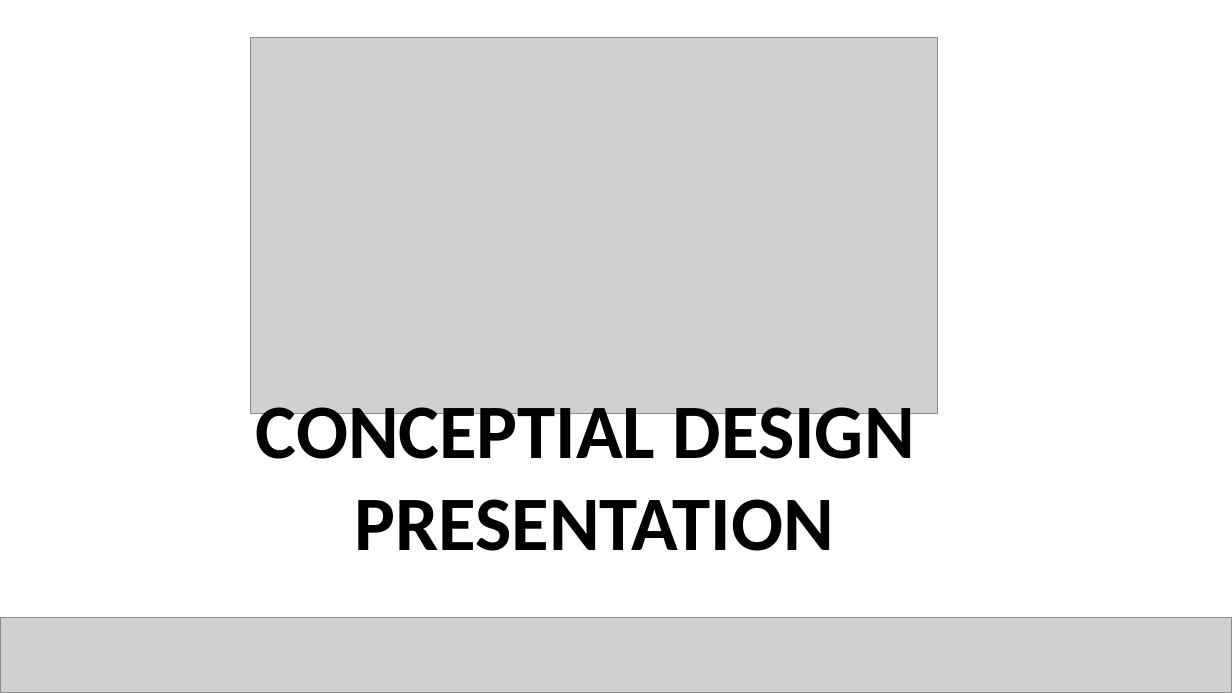
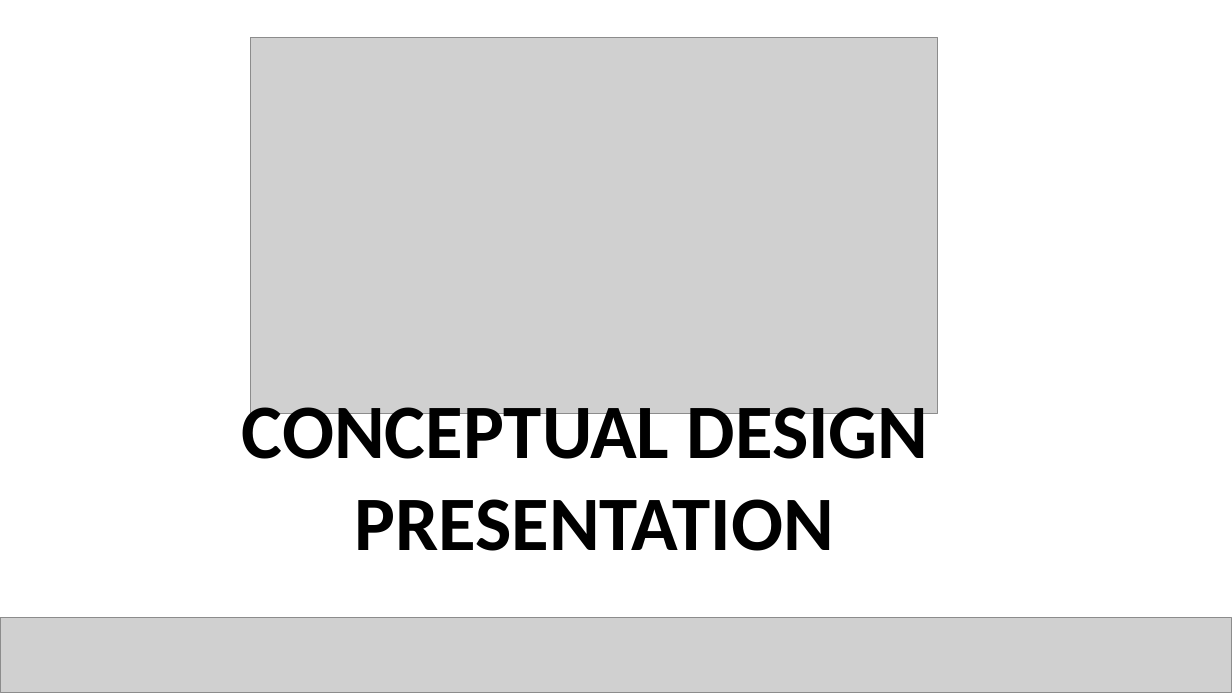
Before and after one commit to canerpotur/TROY-TECH, a slide deck: slide 1 of Troy Tech - Presentation/TROY Mert.pptx. Drawn at 1232x693 pixels with LibreOffice and Linux fonts; fonts in the diff are those of the drawing; grey boxes stand for pictures. Boxes give left, top, right and bottom in pixels: in the first picture for what was removed or moved away, otherwise in the second. Text is boxed around its words. In the diff, an @@ line names an element or a change of style, - is before the commit and + after.

```diff
--- a/Troy Tech - Presentation/TROY Mert.pptx
+++ b/Troy Tech - Presentation/TROY Mert.pptx
@@ text at [242,394,929,551]: text changed @@
-CONCEPTIAL DESIGN
-PRESENTATION
+CONCEPTUAL DESIGN
+PRESENTATION
```
Also in this commit, not shown: 1 other slide changed.
